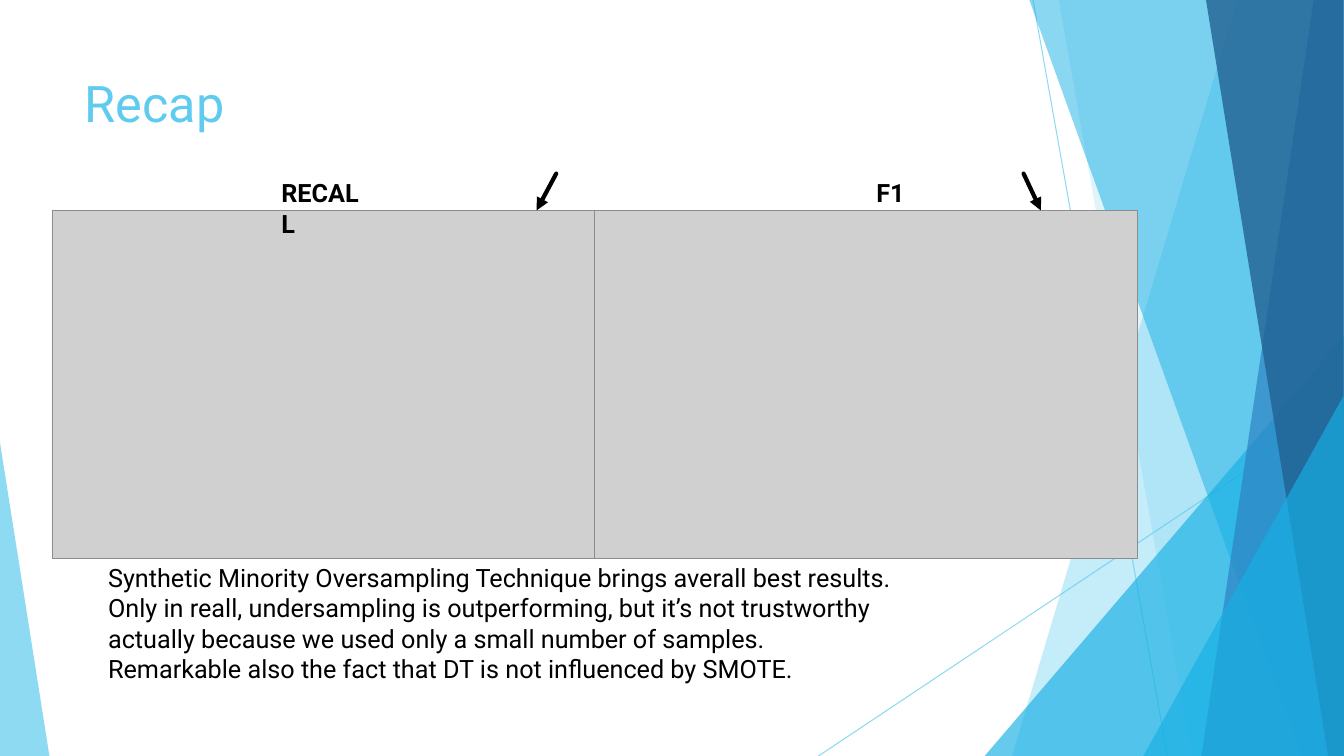
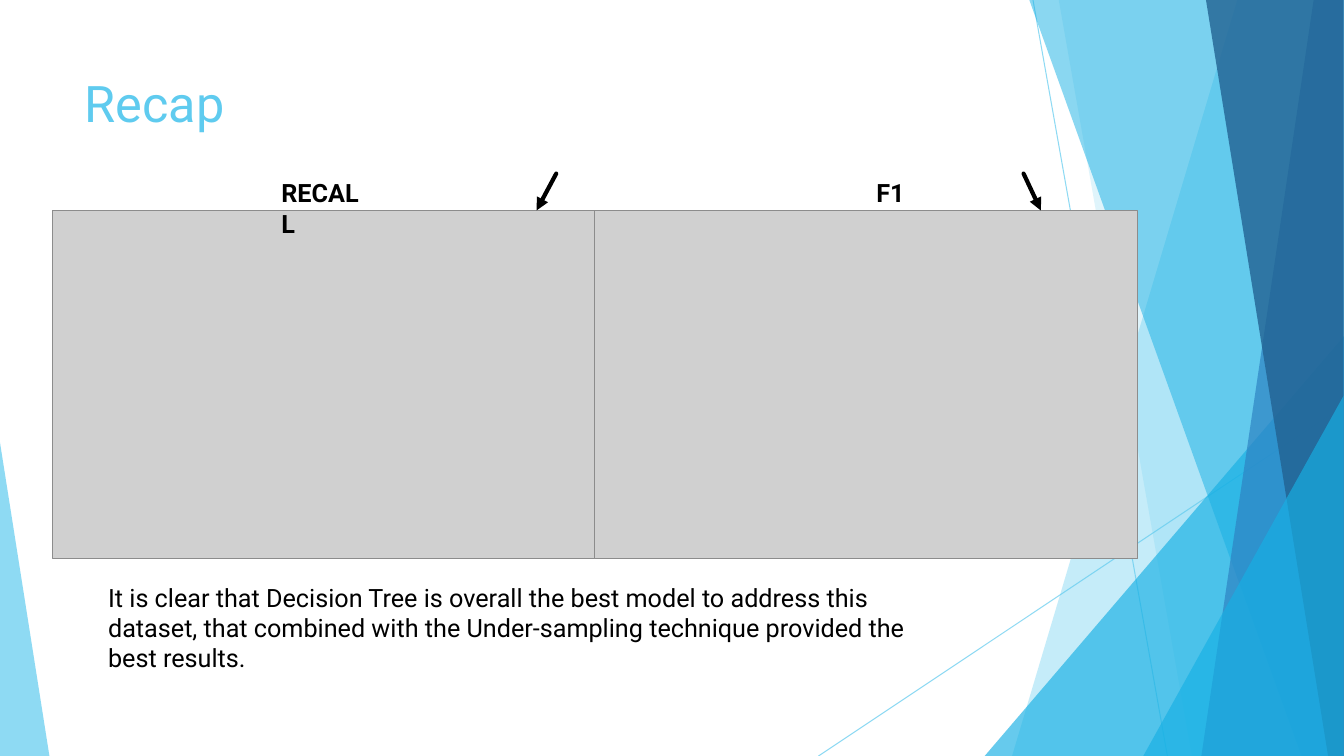
Before and after one commit to Riccardo95Facchini/DIL-2019, a slide deck: slide 26 of Presentation.pptx (slide 27 before the commit). Drawn at 1344x756 pixels with LibreOffice and Linux fonts; fonts in the diff are those of the drawing; grey boxes stand for pictures. Boxes give left, top, right and bottom in pixels: in the first picture for what was removed or moved away, otherwise in the second. Text is boxed around its words. In the diff, an @@ line names an element or a change of style, - is before the commit and + after.

```diff
--- a/Presentation.pptx
+++ b/Presentation.pptx
@@ text at box(108, 588, 904, 668): text changed @@
-Synthetic Minority Oversampling Technique brings averall best results.
-Only in reall, undersampling is outperforming, but it’s not trustworthy actually because we used only a small number of samples.
-Remarkable also the fact that DT is not influenced by SMOTE.
+It is clear that Decision Tree is overall the best model to address this dataset, that combined with the Under-sampling technique provided the best results.
```
Also in this commit, not shown: 4 other slides changed, 1 slide added, 2 slides removed, 26 other files.
